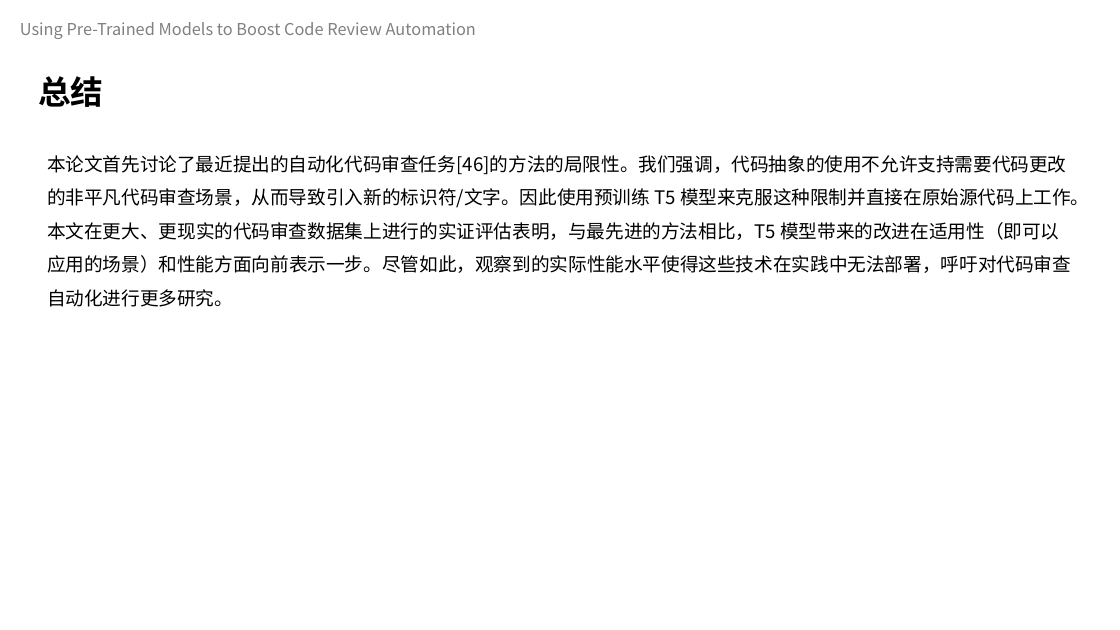
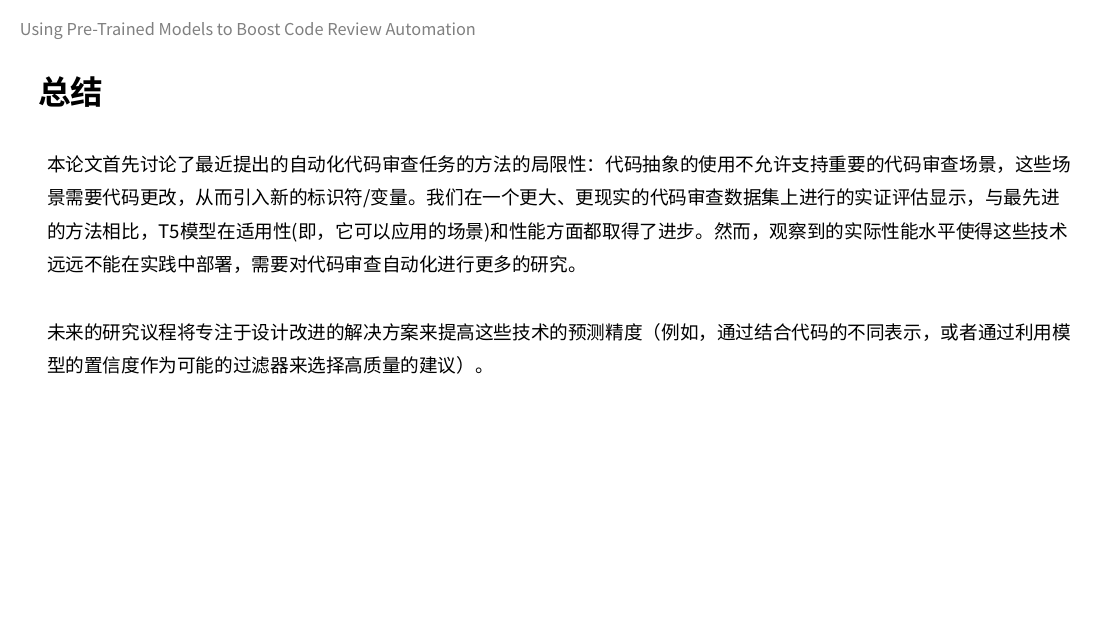
Before and after one commit to celeste-lingshi/Celeste, a slide deck: slide 17 of 汇报/软件测试展示_222126_项桂巳雨.pptx (slide 15 before the commit). Drawn at 1120x630 pixels with LibreOffice and Linux fonts; fonts in the diff are those of the drawing. Boxes give left, top, right and bottom in pixels: in the first picture for what was removed or moved away, otherwise in the second. Text is boxed around its words. In the diff, an @@ line names an element or a change of style, - is before the commit and + after.

Commit message:
6.8软件测试

```diff
--- a/汇报/软件测试展示_222126_项桂巳雨.pptx
+++ b/汇报/软件测试展示_222126_项桂巳雨.pptx
@@ text at [47,155,1071,374]: text changed @@
-本论文首先讨论了最近提出的自动化代码审查任务[46]的方法的局限性。我们强调，代码抽象的使用不允许支持需要代码更改的非平凡代码审查场景，从而导致引入新的标识符/文字。因此使用预训练 T5 模型来克服这种限制并直接在原始源代码上工作。
-本文在更大、更现实的代码审查数据集上进行的实证评估表明，与最先进的方法相比，T5 模型带来的改进在适用性（即可以应用的场景）和性能方面向前表示一步。尽管如此，观察到的实际性能水平使得这些技术在实践中无法部署，呼吁对代码审查自动化进行更多研究。
+本论文首先讨论了最近提出的自动化代码审查任务的方法的局限性：代码抽象的使用不允许支持重要的代码审查场景，这些场景需要代码更改，从而引入新的标识符/变量。我们在一个更大、更现实的代码审查数据集上进行的实证评估显示，与最先进的方法相比，T5模型在适用性(即，它可以应用的场景)和性能方面都取得了进步。然而，观察到的实际性能水平使得这些技术远远不能在实践中部署，需要对代码审查自动化进行更多的研究。
+未来的研究议程将专注于设计改进的解决方案来提高这些技术的预测精度（例如，通过结合代码的不同表示，或者通过利用模型的置信度作为可能的过滤器来选择高质量的建议）。
```
Also in this commit, not shown: 3 other slides changed, 2 slides added.
